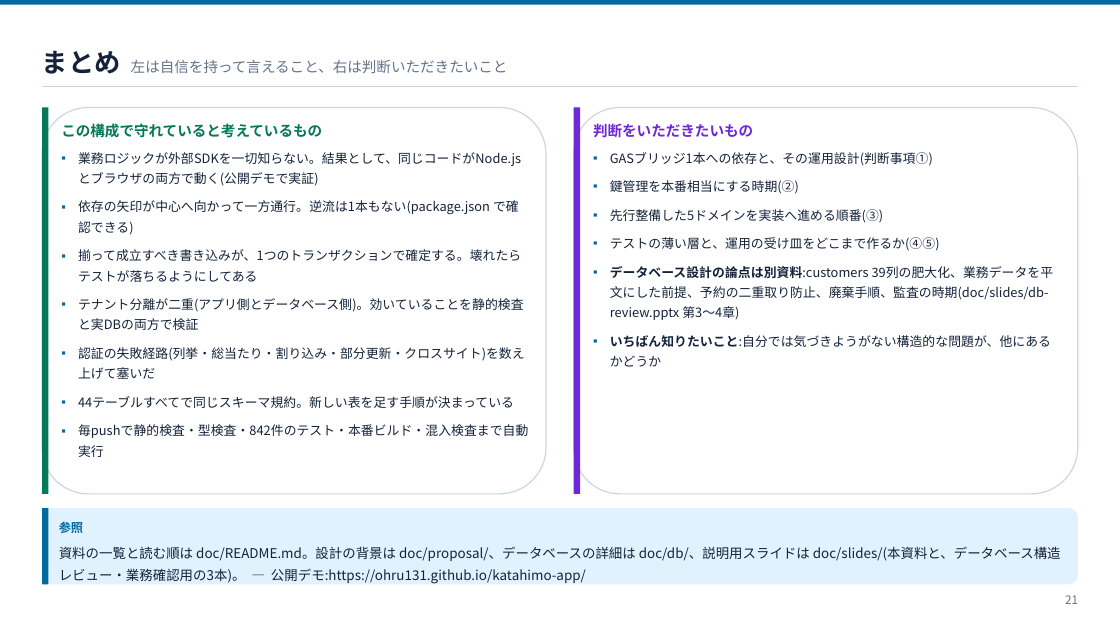
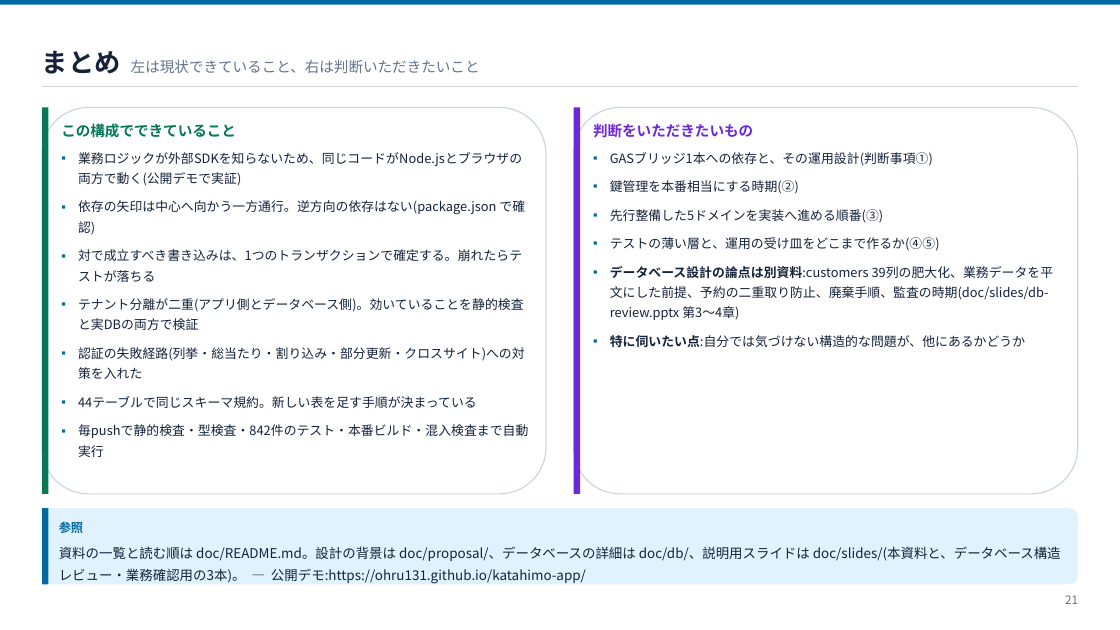
Before and after one commit to ohru131/katahimo-app, a slide deck: slide 21 of doc/slides/architecture.pptx. Drawn at 1120x630 pixels with LibreOffice and Linux fonts; fonts in the diff are those of the drawing. Boxes give left, top, right and bottom in pixels: in the first picture for what was removed or moved away, otherwise in the second. Text is boxed around its words. In the diff, an @@ line names an element or a change of style, - is before the commit and + after.

Commit message:
スライドの文言を、誇張や演出のない自然な日本語に直す (#23)
doc/slides の3資料(architecture / db-review / db-for-business)を生成する
scripts/slides/*.py の文字列を見直し、強調語・自己言及・標語・擬人化・
強調目的の「」を取り除いた。内容・数値・参照ラベルは不変。pptx を再生成し、
枚数(21 / 30 / 54)が変わらないことを確認。

```diff
--- a/doc/slides/architecture.pptx
+++ b/doc/slides/architecture.pptx
@@ text at bbox=[42, 50, 480, 74]: text changed @@
-まとめ 左は自信を持って言えること、右は判断いただきたいこと
+まとめ 左は現状できていること、右は判断いただきたいこと
@@ text at bbox=[61, 123, 236, 138]: text changed @@
-この構成で守れていると考えているもの
+この構成でできていること
@@ text at bbox=[78, 152, 525, 282]: text changed @@
-▪ 業務ロジックが外部SDKを一切知らない。結果として、同じコードがNode.jsとブラウザの両方で動く(公開デモで実証)
-▪ 依存の矢印が中心へ向かって一方通行。逆流は1本もない(package.json で確認できる)
-▪ 揃って成立すべき書き込みが、1つのトランザクションで確定する。壊れたらテストが落ちるようにしてある
+▪ 業務ロジックが外部SDKを知らないため、同じコードがNode.jsとブラウザの両方で動く(公開デモで実証)
+▪ 依存の矢印は中心へ向かう一方通行。逆方向の依存はない(package.json で確認)
+▪ 対で成立すべき書き込みは、1つのトランザクションで確定する。崩れたらテストが落ちる
@@ text at bbox=[78, 347, 525, 408]: text changed @@
-▪ 認証の失敗経路(列挙・総当たり・割り込み・部分更新・クロスサイト)を数え上げて塞いだ
-▪ 44テーブルすべてで同じスキーマ規約。新しい表を足す手順が決まっている
+▪ 認証の失敗経路(列挙・総当たり・割り込み・部分更新・クロスサイト)への対策を入れた
+▪ 44テーブルで同じスキーマ規約。新しい表を足す手順が決まっている
@@ text at bbox=[610, 335, 1025, 347]: text changed @@
-▪ いちばん知りたいこと:自分では気づきようがない構造的な問題が、他にあるかどうか
+▪ 特に伺いたい点:自分では気づけない構造的な問題が、他にあるかどうか
```
Also in this commit, not shown: 18 other slides changed, 6 other files.
